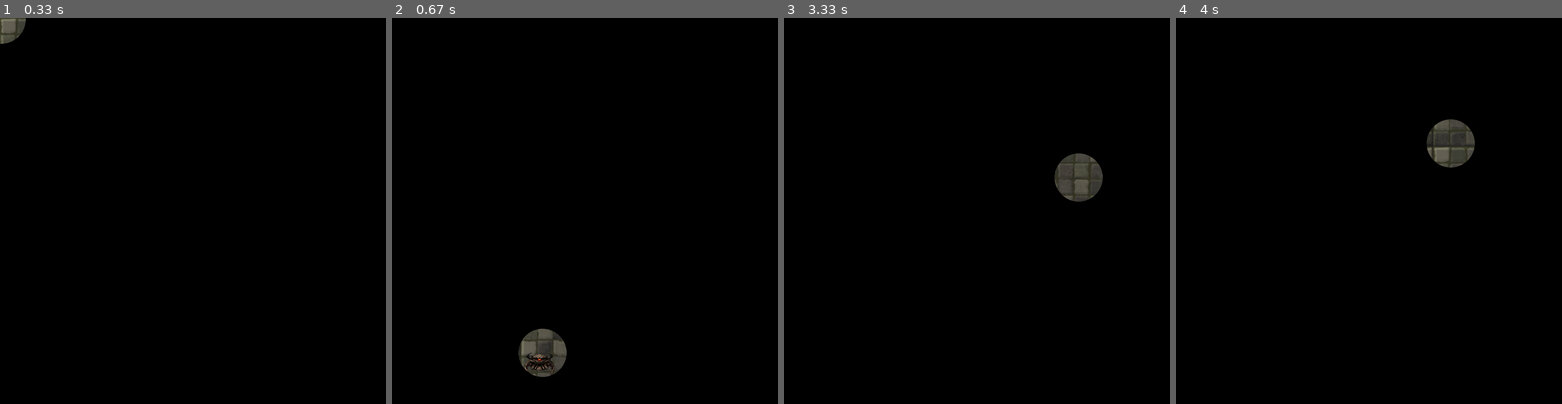
Above: before the commit, frames 1-4 (left to right).
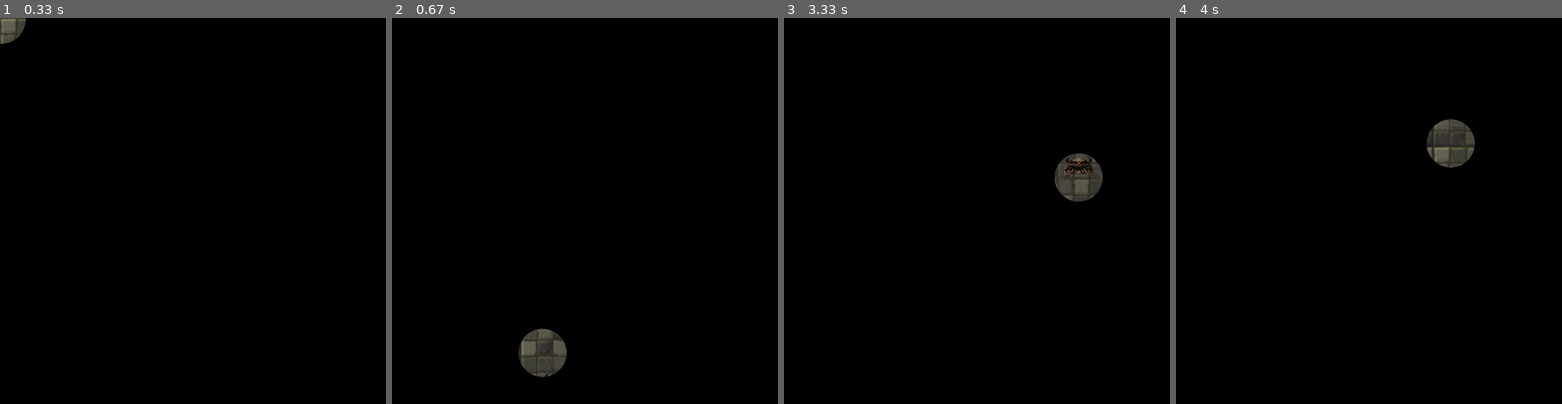
Above: after the commit, the same moments.

Repository: PeterYuLi1204/PyterGame
Game: pygame game, started from PyterGame.py
The game is run twice, just before and just after one commit, with the same random seed, the same clock (stepped at 60 frames per second) and the same inputs.
Inputs (mouse positions are in pixels of both pictures, inside the frame that each line leads up to):
- Up to frame 1 (0.33 s): no input
- Up to frame 2 (0.67 s): click (542, 353) at 0.38 s
- Up to frame 3 (3.33 s): click (980, 238) at 0.72 s; click (857, 153) at 1.05 s; click (1119, 346) at 1.38 s; click (984, 79) at 1.72 s; click (957, 311) at 2.05 s; click (965, 145) at 2.38 s; click (922, 129) at 2.72 s; click (1077, 176) at 3.05 s
- Up to frame 4 (4 s): click (1488, 203) at 3.38 s; click (1450, 141) at 3.72 s

Frame 1 is identical in both runs. In frame 2, 0.2% of the frame differs, in the area x 34-43%, y 86-93%; in frame 3, 0.2%; in frame 4, nothing differs.

Commit message:
Made monster move and bounce

Diff:
--- a/PyterGame.py
+++ b/PyterGame.py
@@ -41,10 +41,18 @@
 
         self.mask = pygame.mask.from_surface(self.image)
 
+        self.xvel = 0
+        self.yvel = 0
+
+    def update(self):
+        """ Move the player. """
+        self.rect.x += self.xvel
+        self.rect.y += self.yvel
+
 
 def random_coords() -> tuple:
     """Returns a random x, y coordinate between 0 to WIDTH and 0 to HEIGHT"""
-    return random.randrange(40, WIDTH - 40), random.randrange(40, HEIGHT - 40)
+    return random.randrange(80, WIDTH - 80), random.randrange(80, HEIGHT - 80)
 
 
 def main():
@@ -95,6 +103,13 @@
     time_found = 0
     time_caught = 0
 
+    # Boolean to check if found
+    found = False
+
+    # Enemy velocity
+    velocity_x = 2
+    velocity_y = 4
+
     # Sounds
 
     # ----- MAIN LOOP
@@ -123,20 +138,37 @@
         screen.set_clip(clip_rect)
 
         # ----- LOGIC
-        player_sprites_group.update()
+        all_sprites_group.update()
 
-        enemy_collide = pygame.sprite.spritecollide(player, enemy_sprites_group, False, pygame.sprite.collide_mask)
+        if not found:
+            enemy_collide = pygame.sprite.spritecollide(player, enemy_sprites_group, False, pygame.sprite.collide_mask)
+
+        if (enemy.rect.x + 48)> WIDTH or enemy.rect.x < 0:
+            enemy.xvel *= -1
+
+        if (enemy.rect.y + 35) > HEIGHT or enemy.rect.y < 0:
+            enemy.yvel *= -1
 
         if len(enemy_collide) > 0:
+            found = True
+
+            enemy.xvel += velocity_x
+            enemy.yvel += velocity_y
+
+            velocity_x += 2
+            velocity_y += 2
 
             time_found = pygame.time.get_ticks()
+
+            enemy_collide.clear()
+
+        print(enemy.rect.x)
+        print(enemy.rect.y)
 
         # ----- RENDER
         screen.blit(background, (0, 0))
 
-        # Render enemy only if they are close enough to the light
-        if math.sqrt((enemy.rect.x + (enemy.rect.width / 2) - clip_center[0]) ** 2 + (enemy.rect.y + (enemy.rect.height / 2) - clip_center[1]) ** 2) <= 120:
-            enemy_sprites_group.draw(screen)
+        enemy_sprites_group.draw(screen)
 
         screen.blit(cover_surf, clip_rect)
 
